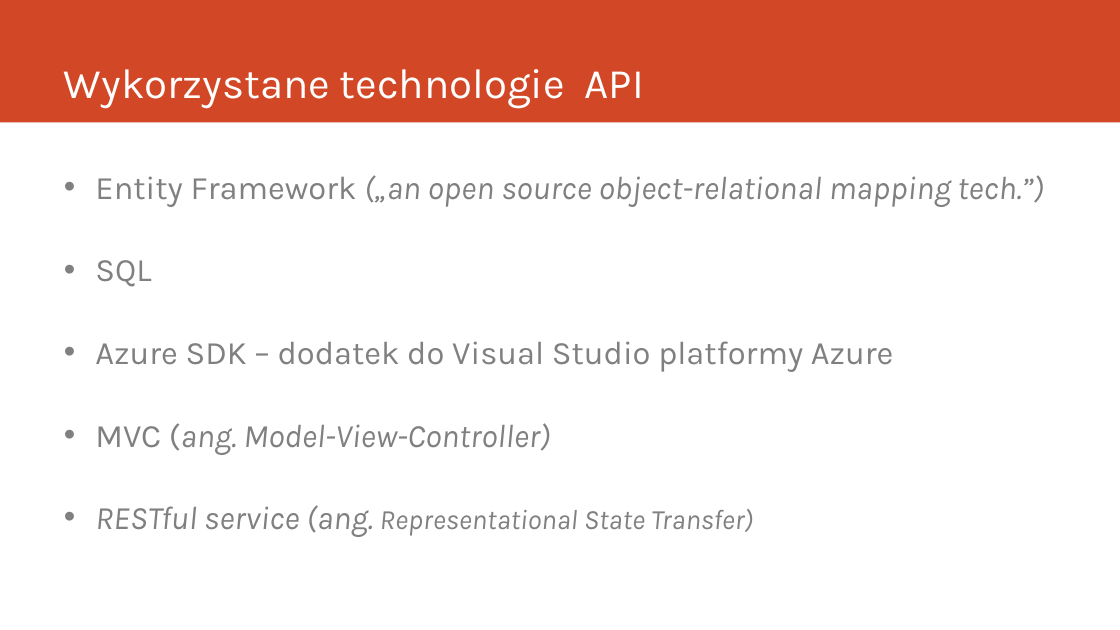
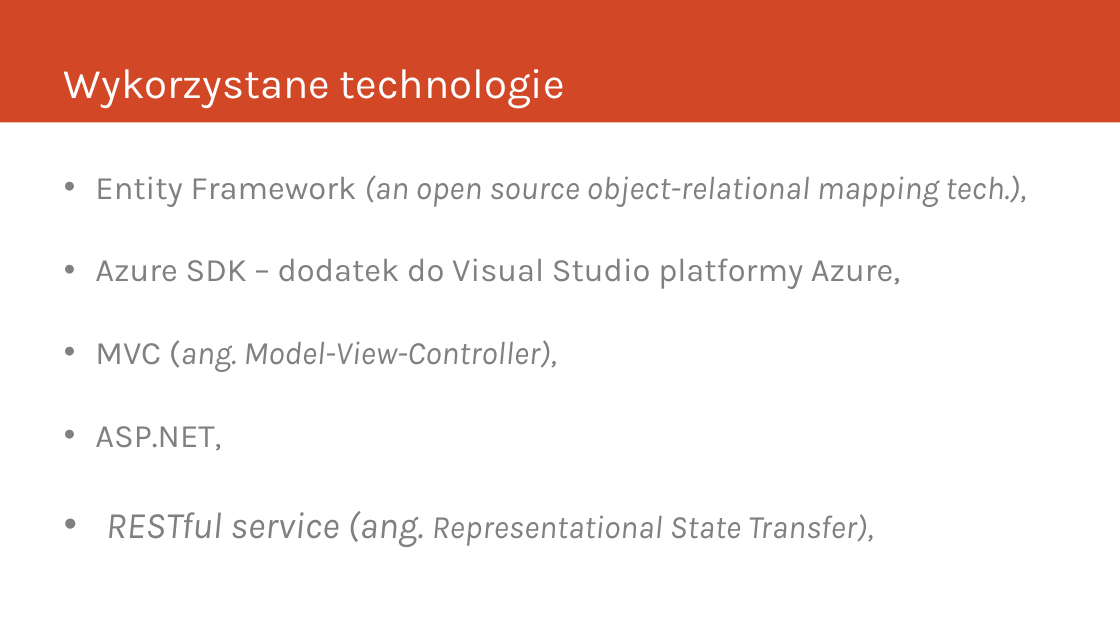
Before and after one commit to buforyaei/tillsammens, a slide deck: slide 5 of Dokumentacja/Tillsammens.pptx (slide 4 before the commit). Drawn at 1120x630 pixels with LibreOffice and Linux fonts; fonts in the diff are those of the drawing. Boxes give left, top, right and bottom in pixels: in the first picture for what was removed or moved away, otherwise in the second. Text is boxed around its words. In the diff, an @@ line names an element or a change of style, - is before the commit and + after.

```diff
--- a/Dokumentacja/Tillsammens.pptx
+++ b/Dokumentacja/Tillsammens.pptx
@@ title at box(64, 69, 565, 109): text changed @@
-Wykorzystane technologie API
+Wykorzystane technologie
@@ text at box(95, 175, 1026, 547): text changed @@
-• Entity Framework („an open source object-relational mapping tech.”)
-• SQL
-• Azure SDK – dodatek do Visual Studio platformy Azure
-• MVC (ang. Model-View-Controller)
-• RESTful service (ang. Representational State Transfer)
+• Entity Framework (an open source object-relational mapping tech.),
+• Azure SDK – dodatek do Visual Studio platformy Azure,
+• MVC (ang. Model-View-Controller),
+• ASP.NET,
+• RESTful service (ang. Representational State Transfer),
```
Also in this commit, not shown: 12 other slides changed, 1 slide added, 1 slide removed, 12 other files.
